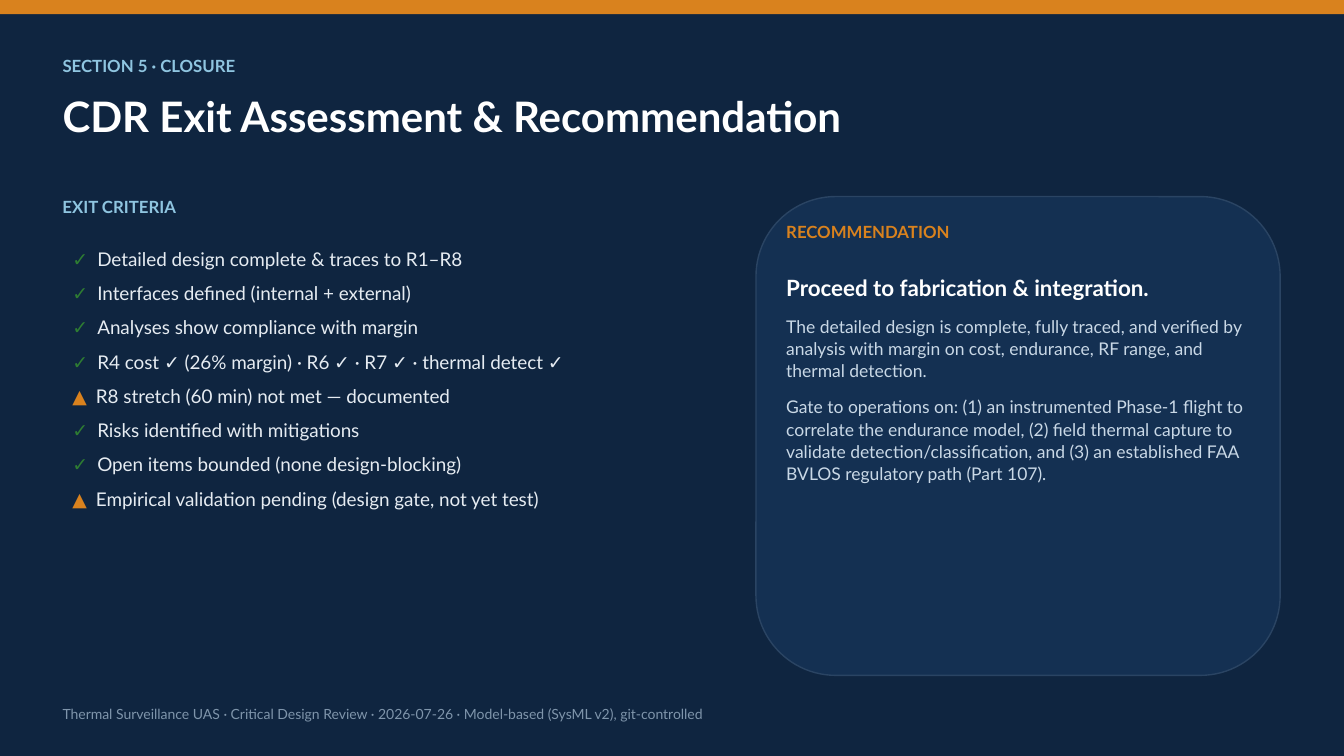
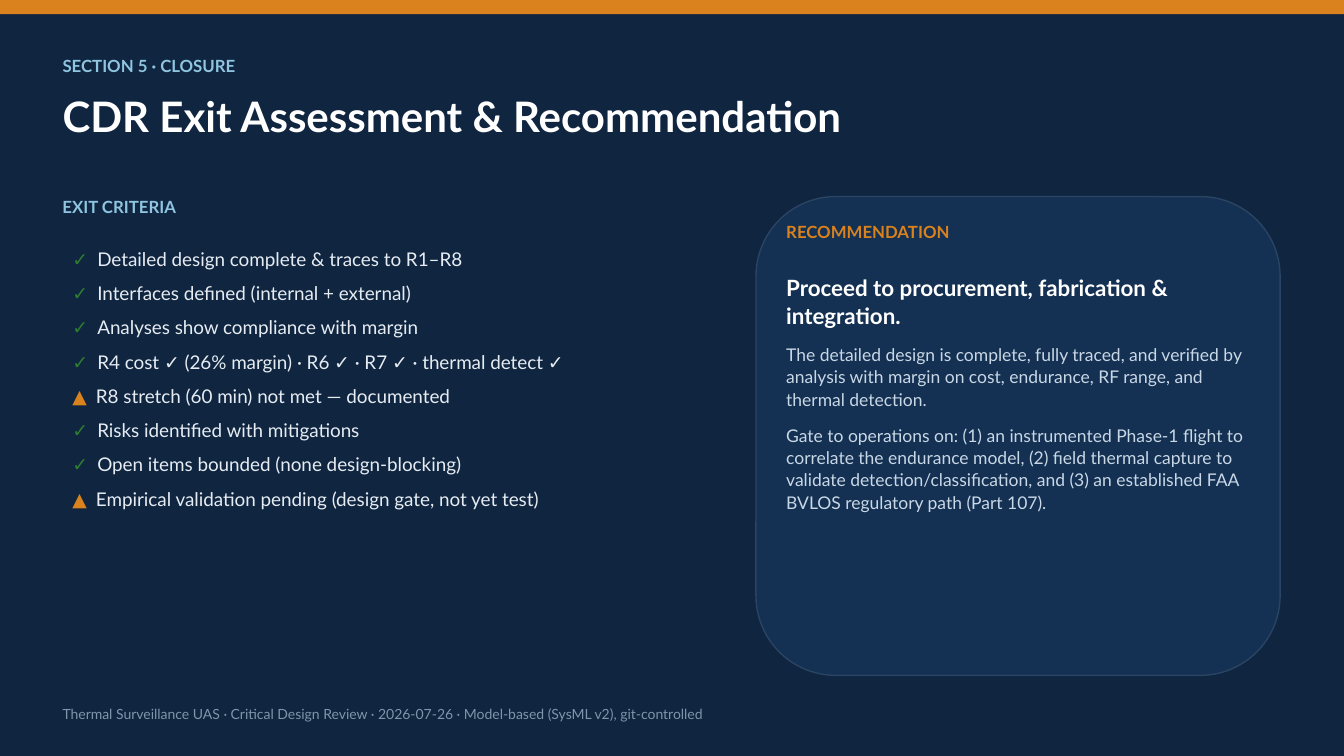
Before and after one commit to david12daniel/SurveillanceDrone, a slide deck: slide 41 of CDR_Thermal_Surveillance_Drone.pptx (slide 37 before the commit). Drawn at 1344x756 pixels with LibreOffice and Linux fonts; fonts in the diff are those of the drawing. Boxes give left, top, right and bottom in pixels: in the first picture for what was removed or moved away, otherwise in the second. Text is boxed around its words. In the diff, an @@ line names an element or a change of style, - is before the commit and + after.

```diff
--- a/CDR_Thermal_Surveillance_Drone.pptx
+++ b/CDR_Thermal_Surveillance_Drone.pptx
@@ text at (x1=786, y1=279, x2=1146, y2=328): text changed @@
-Proceed to fabrication & integration.
+Proceed to procurement, fabrication & integration.
```
Also in this commit, not shown: 27 other slides changed, 4 slides added, 58 other files.
